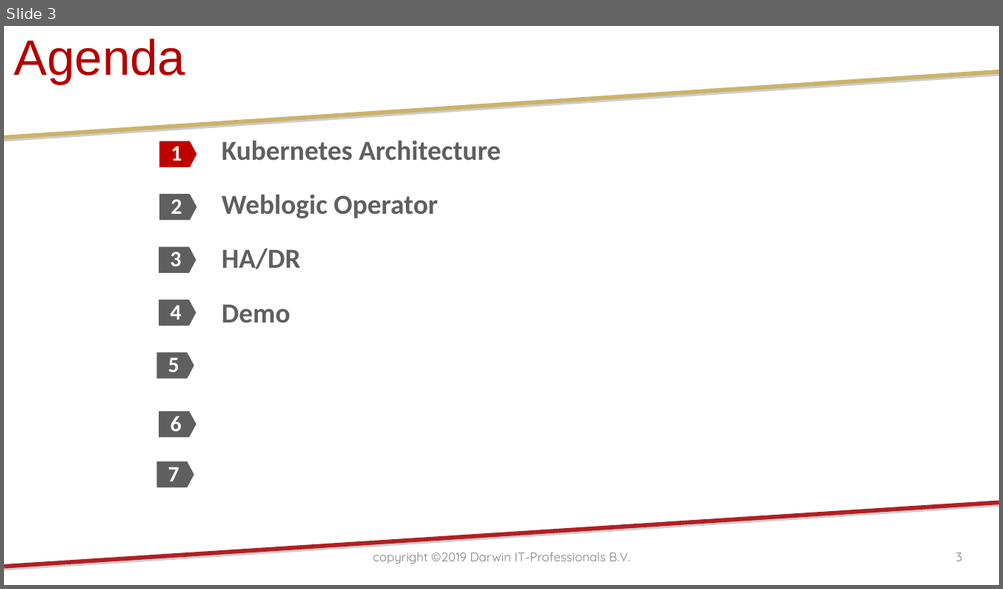
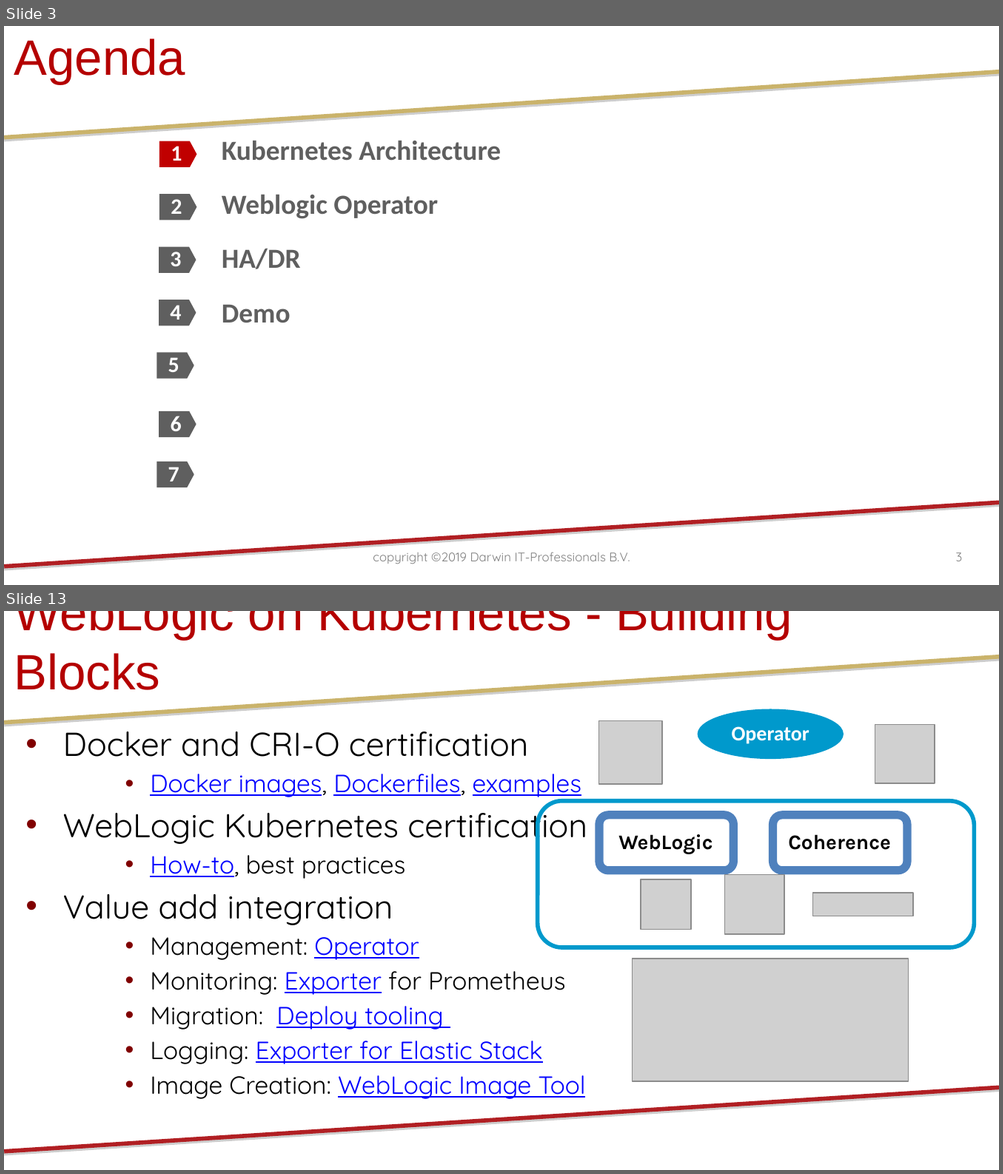
Before and after one commit to darwin-it/weblogic-operator-medrec-admin, a slide deck: doc/ppt/20191003-Kubernetes Managed Weblogic Revival.pptx. Shown one above the other, each under a label of ours: slide 3 before the commit, slides 3 and 13 after it; the slides between them are not shown. The pictures are 1003x589 and 1003x1174 pixels, drawn with LibreOffice and Linux fonts; fonts in the diff are those of the drawing; grey boxes stand for pictures; background and template pictures are left out. Boxes give left, top, right and bottom in pixels: in the first picture for what was removed or moved away, otherwise in the second. Text is boxed around its words. In the diff, an @@ line names an element or a change of style, - is before the commit and + after.

```diff
--- a/doc/ppt/20191003-Kubernetes Managed Weblogic Revival.pptx
+++ b/doc/ppt/20191003-Kubernetes Managed Weblogic Revival.pptx
@@ slide 13 added at [4,611,999,1170], background #FFFFFF; not listed: 2 template elements that a slide beside it also shows @@
@@ title added at [14,611,792,690], 36 pt, text #B40000 @@
+WebLogic on Kubernetes - Building Blocks
@@ picture added at [599,721,663,785] @@
@@ ellipse added at [697,709,843,759], fill #0099CC, 15 pt, text #FFFFFF, bold @@
+Operator
@@ text added at [63,722,587,1099], 18 pt, text #000000 @@
+• Docker and CRI-O certification
+    • Docker images, Dockerfiles, examples
+• WebLogic Kubernetes certification
+    • How-to, best practices
+• Value add integration
+    • Management: Operator
+    • Monitoring: Exporter for Prometheus
+    • Migration: Deploy tooling
+    • Logging: Exporter for Elastic Stack
+    • Image Creation: WebLogic Image Tool
@@ picture added at [875,724,935,783] @@
@@ rounded rectangle added at [537,801,973,948], outline #0099CC 3 pt @@
@@ rounded rectangle added at [599,815,733,871], fill #FFFFFF, outline #4F81BD 6 pt @@
@@ rounded rectangle added at [773,815,907,871], fill #FFFFFF, outline #4F81BD 6 pt @@
@@ text added at [618,834,712,854], 15 pt, text #000000, bold @@
+WebLogic
@@ text added at [788,834,891,850], 15 pt, text #000000, bold @@
+Coherence
@@ picture added at [724,874,784,934] @@
@@ picture added at [640,880,691,930] @@
@@ picture added at [813,892,913,917] @@
@@ picture added at [632,959,909,1082] @@
```
Also in this commit, not shown: 4 slides changed, 46 other slides added, 1 other file.
